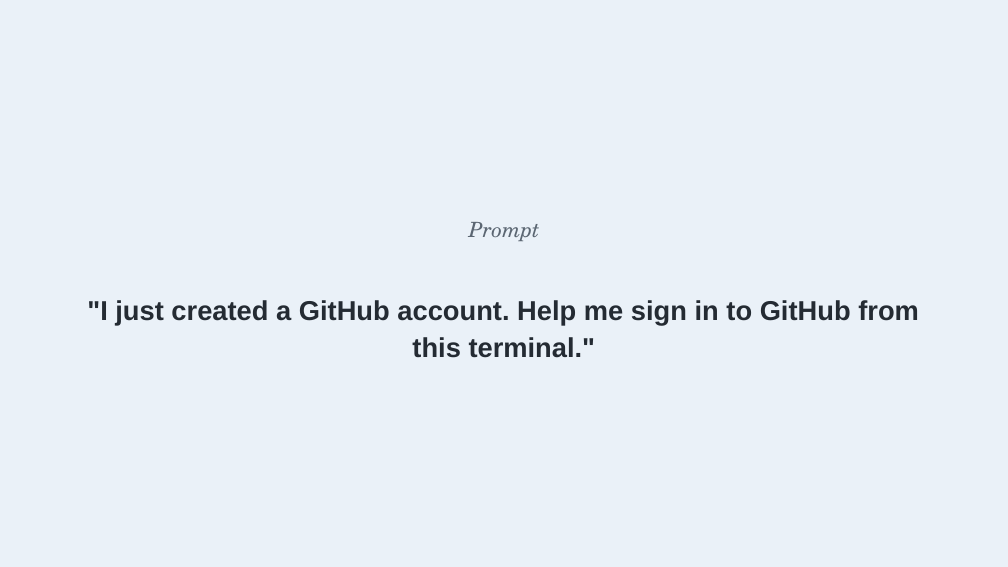
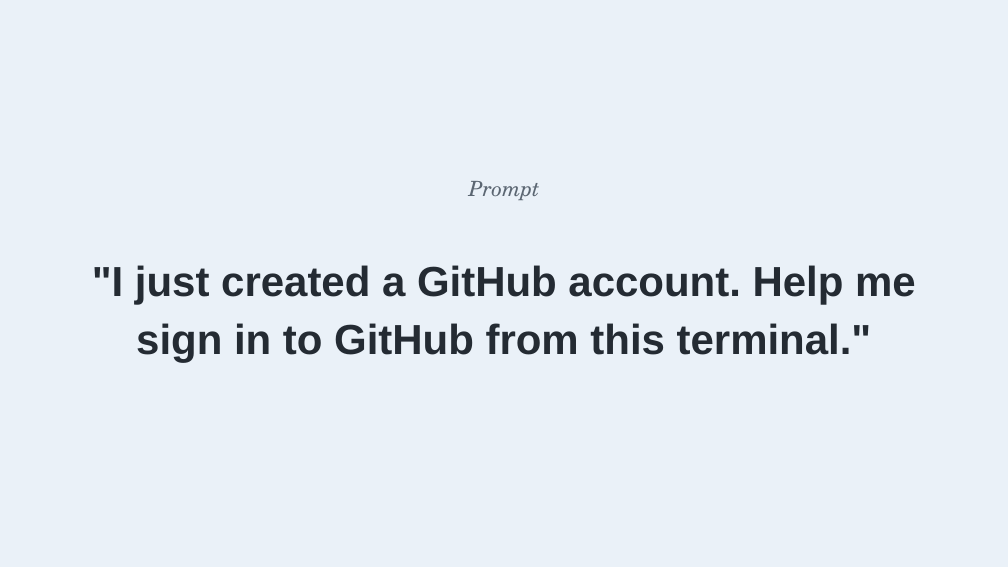
Before and after one commit to benjiesotelo-sudo/Telos_FIN1209, a slide deck: slide 11 of special-lecture/FIN1209-Special-Lecture-1-Setup.pptx. Drawn at 1008x567 pixels with LibreOffice and Linux fonts; fonts in the diff are those of the drawing. Boxes give left, top, right and bottom in pixels: in the first picture for what was removed or moved away, otherwise in the second. Text is boxed around its words. In the diff, an @@ line names an element or a change of style, - is before the commit and + after.

```diff
--- a/special-lecture/FIN1209-Special-Lecture-1-Setup.pptx
+++ b/special-lecture/FIN1209-Special-Lecture-1-Setup.pptx
@@ text "Prompt": place and size @@
-text "Prompt" at [469, 222, 540, 241]
+text "Prompt" at [469, 181, 540, 200]
@@ text ""I just created a GitHub ...": place and size @@
-text ""I just created a GitHub ..." at [87, 300, 919, 358]
+text ""I just created a GitHub ..." at [92, 265, 916, 362]
@@ text ""I just created a GitHub ..." at [92, 265, 916, 362]: size 26 to 40 pt @@
```
Also in this commit, not shown: 4 other slides changed, 5 other files.
